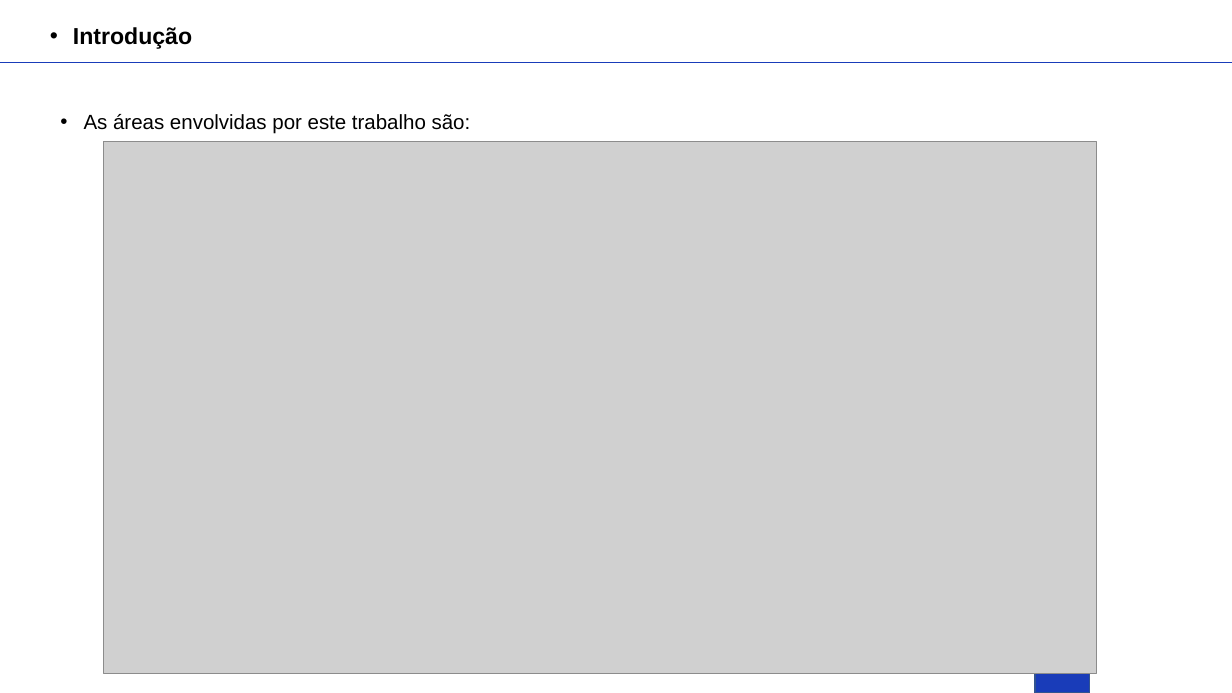
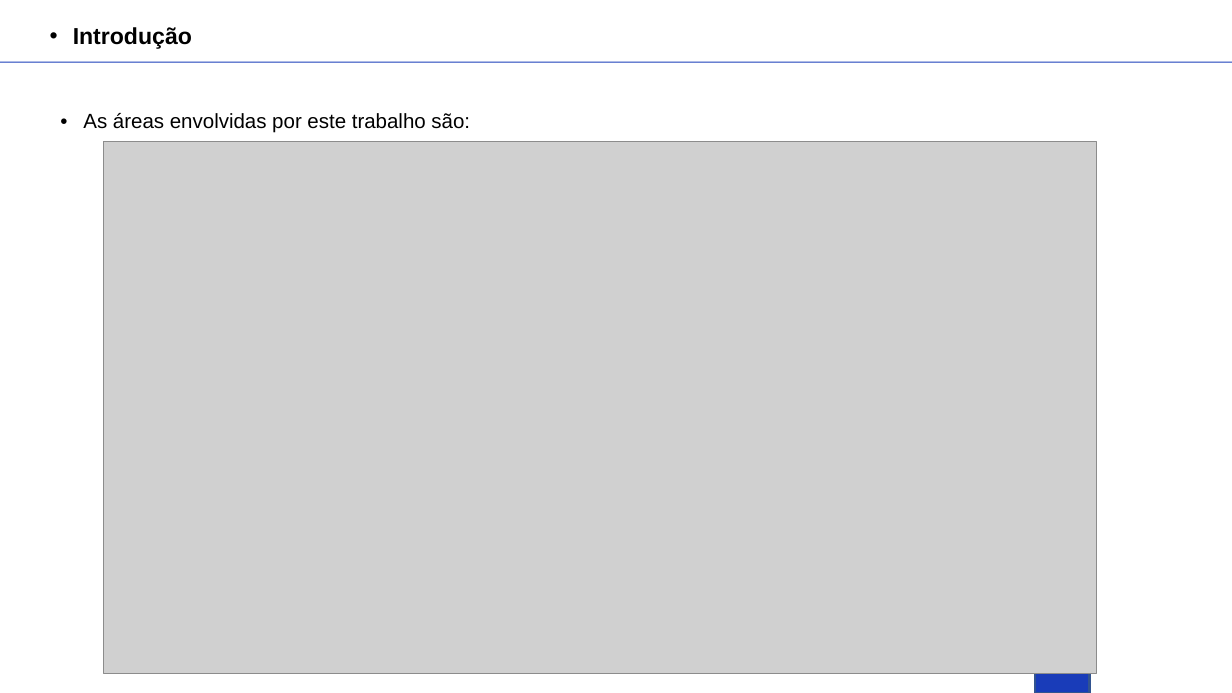
Before and after one commit to ldsc/ProjetoEngenharia-STC-3D-SimuladorDeTransferenciaDeCalor-3D, a slide deck: slide 4 of Apresentacao_Nicholas.pptx. Drawn at 1232x693 pixels with LibreOffice and Linux fonts; fonts in the diff are those of the drawing; grey boxes stand for pictures; background and template pictures are left out. Boxes give left, top, right and bottom in pixels: in the first picture for what was removed or moved away, otherwise in the second. Text is boxed around its words. In the diff, an @@ line names an element or a change of style, - is before the commit and + after.

```diff
--- a/Apresentacao_Nicholas.pptx
+++ b/Apresentacao_Nicholas.pptx
@@ line (0, 62) - (1232, 62): stroke #193CB9 0.5 pt to #193CB9 0.75 pt @@
```
Also in this commit, not shown: 9 other slides changed, 5 slides added, 3 slides removed.
